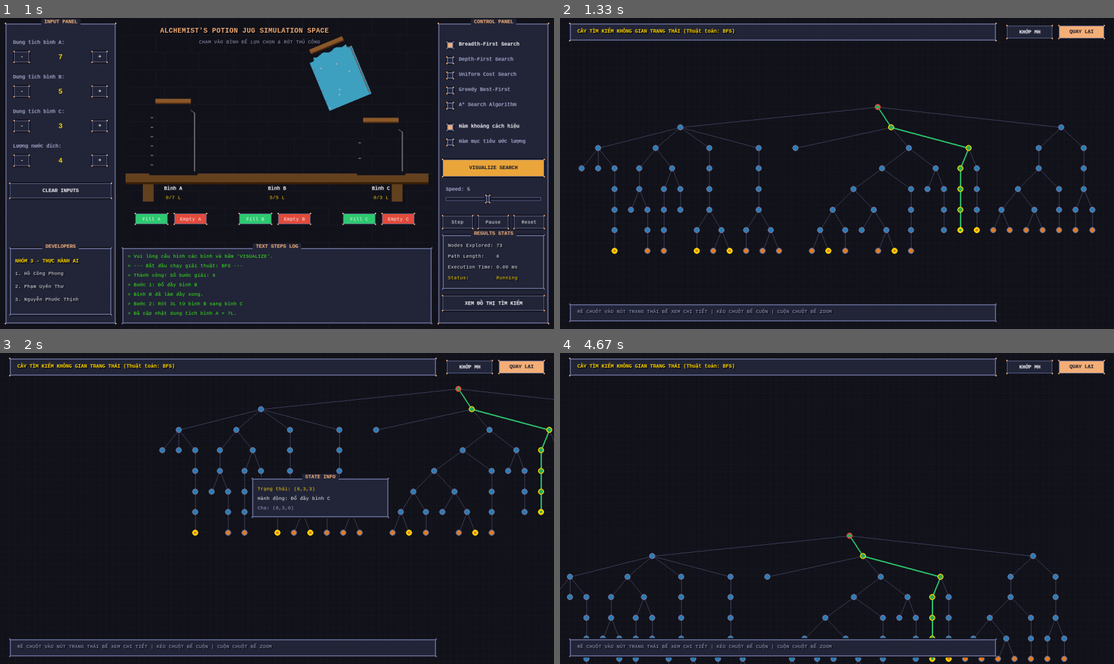
Above: before the commit, frames 1-4 (two rows, left to right).
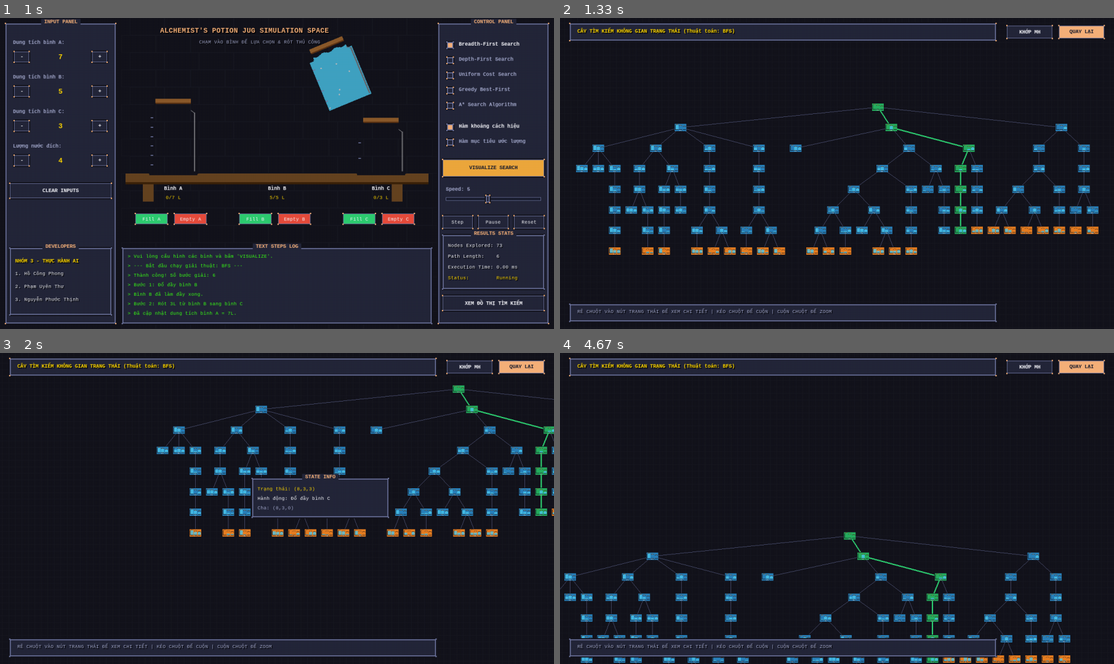
Above: after the commit, the same moments.

Repository: thingdaguy/water-jug-solver
Game: pygame game, started from main.py
Same seed, same stepped clock (60 frames per second), same inputs: the game is played once before the commit and once after it.
Inputs (mouse positions are in pixels of both pictures, inside the frame that each line leads up to):
- Up to frame 1 (1 s): click (454, 164) at 0.38 s; press the mouse at (22, 55) at 0.7 s; move the mouse to (155, 61) at 0.8 s; release the mouse at (288, 67) at 0.93 s
- Up to frame 2 (1.33 s): press the mouse at (1053, 304) at 1.03 s; move the mouse to (1047, 279) at 1.13 s; release the mouse at (1047, 254) at 1.27 s
- Up to frame 3 (2 s): press the mouse at (105, 524) at 1.87 s; move the mouse to (243, 471) at 1.97 s
- Up to frame 4 (4.67 s): release the mouse at (947, 418) at 2.1 s; click (731, 415) at 2.22 s; press the mouse at (992, 436) at 3.03 s; move the mouse to (981, 430) at 3.13 s; release the mouse at (975, 421) at 3.27 s; press the mouse at (914, 443) at 3.37 s; move the mouse to (870, 424) at 3.47 s; release the mouse at (831, 408) at 3.6 s; click (842, 449) at 3.72 s; press the mouse at (942, 430) at 4.03 s; move the mouse to (837, 415) at 4.13 s; release the mouse at (731, 399) at 4.27 s; press the mouse at (1041, 408) at 4.37 s; move the mouse to (1030, 455) at 4.47 s; release the mouse at (1014, 502) at 4.6 s

Frame 1 is identical in both runs. In frame 2, 4.9% of the frame differs, in the area x 2-98%, y 27-77%; in frame 3, 3.4%; in frame 4, 3.3%.

Commit message:
fix graph

Diff:
--- a/components/graph.py
+++ b/components/graph.py
@@ -5,7 +5,56 @@
     COLOR_TEXT_WHITE, COLOR_TEXT_GOLD, COLOR_TEXT_MUTED, COLOR_GREEN_SUCCESS,
     COLOR_RED_ERROR, COLOR_GOLD
 )
-from components.renderer import draw_pixel_panel, render_shadow_text
+from components.renderer import draw_pixel_panel, render_shadow_text, make_bottle_surface
+
+NODE_SURFACE_CACHE = {}
+
+def get_node_card_surface(state, node_color, outline_color, outline_w, wave_frame):
+    """Generates and caches a full-size surface containing three mini bottles and a level label."""
+    key = (state.jugs, state.capacities, node_color, outline_color, outline_w, wave_frame)
+    if key not in NODE_SURFACE_CACHE:
+        caps = state.capacities
+        lvls = state.jugs
+        hA = 100 + int((caps[0] / 10.0) * 110)
+        hB = 100 + int((caps[1] / 10.0) * 110)
+        hC = 100 + int((caps[2] / 10.0) * 110)
+        max_h = max(hA, hB, hC)
+
+        card_w = 410
+        card_h = max_h + 80
+
+        surf = pygame.Surface((card_w, card_h), pygame.SRCALPHA)
+
+        # Fill colored panel card backdrop
+        pygame.draw.rect(surf, node_color, (0, 0, card_w, card_h))
+        # RPG card double border
+        pygame.draw.rect(surf, (20, 20, 28), (0, 0, card_w, card_h), 6)
+        pygame.draw.rect(surf, outline_color, (6, 6, card_w - 12, card_h - 12), outline_w)
+
+        wave_offset = wave_frame * (math.pi / 2.0)
+
+        # Draw the 3 bottles
+        bottleA = make_bottle_surface(caps[0], lvls[0], is_selected=False, wave_offset=wave_offset)
+        bottleB = make_bottle_surface(caps[1], lvls[1], is_selected=False, wave_offset=wave_offset + 1.5)
+        bottleC = make_bottle_surface(caps[2], lvls[2], is_selected=False, wave_offset=wave_offset + 3.0)
+
+        surf.blit(bottleA, (20, max_h - hA + 10))
+        surf.blit(bottleB, (140, max_h - hB + 10))
+        surf.blit(bottleC, (270, max_h - hC + 10))
+
+        # Draw tuple text coordinate at the bottom of the card
+        lbl_txt = f"({lvls[0]},{lvls[1]},{lvls[2]})"
+        card_font = pygame.font.SysFont("Consolas", 32, bold=True)
+        txt_surf = card_font.render(lbl_txt, True, COLOR_TEXT_WHITE)
+        shadow_surf = card_font.render(lbl_txt, True, (20, 20, 28))
+        txt_rect = txt_surf.get_rect(center=(card_w // 2, max_h + 45))
+
+        surf.blit(shadow_surf, (txt_rect.x + 3, txt_rect.y + 3))
+        surf.blit(txt_surf, txt_rect)
+
+        NODE_SURFACE_CACHE[key] = surf
+
+    return NODE_SURFACE_CACHE[key]
 
 def layout_graph(last_search_results):
     """Calculates tree positions for search space nodes based on DFS/BFS hierarchies."""
@@ -109,15 +158,28 @@
     mouse_pos = pygame.mouse.get_pos()
     app.graph_hovered_node = None
 
-    node_r = int(24 * app.graph_zoom)
-    node_r = max(5, node_r)
+    # Calculate aspect ratio of card based on capacities of bottles in start state
+    caps = start_state.capacities
+    hA = 100 + int((caps[0] / 10.0) * 110)
+    hB = 100 + int((caps[1] / 10.0) * 110)
+    hC = 100 + int((caps[2] / 10.0) * 110)
+    max_h = max(hA, hB, hC)
+    card_h_full = max_h + 80
+    card_aspect = card_h_full / 410.0
+
+    node_w_base = 90
+    node_h_base = int(node_w_base * card_aspect)
+
+    node_w = max(10, int(node_w_base * app.graph_zoom))
+    node_h = max(8, int(node_h_base * app.graph_zoom))
+
+    wave_frame = (pygame.time.get_ticks() // 200) % 4
 
     for state, (wx, wy) in app.graph_positions.items():
         sx, sy = get_screen_pos(wx, wy)
 
         # Color mapping depending on node class
         node_color = COLOR_PANEL_BG
-        text_color = COLOR_TEXT_WHITE
         outline_color = COLOR_BORDER_OUTER
         outline_w = 2
 
@@ -138,26 +200,20 @@
             outline_color = COLOR_GOLD
             outline_w = 4
 
-        # Draw base sphere
-        pygame.draw.circle(screen, node_color, (sx, sy), node_r)
-        pygame.draw.circle(screen, outline_color, (sx, sy), node_r, outline_w)
-
-        # Render text coordinates inside node
-        if app.graph_zoom > 0.4:
-            lbl_txt = ",".join(map(str, state.jugs))
-            lbl_surf = app.font_small.render(lbl_txt, True, text_color)
-            lbl_rect = lbl_surf.get_rect(center=(sx, sy))
-            screen.blit(lbl_surf, lbl_rect)
+        # Draw node as card containing bottle surfaces
+        card_surf = get_node_card_surface(state, node_color, outline_color, outline_w, wave_frame)
+        scaled_card = pygame.transform.scale(card_surf, (node_w, node_h))
+        screen.blit(scaled_card, (sx - node_w // 2, sy - node_h // 2))
 
         # Labels tags
         if state == start_state and app.graph_zoom > 0.5:
-            render_shadow_text(screen, "START", app.font_small, COLOR_RED_ERROR, (sx - 20, sy - node_r - 20))
+            render_shadow_text(screen, "START", app.font_small, COLOR_RED_ERROR, (sx - 20, sy - node_h // 2 - 20))
         elif state.is_goal(target) and app.graph_zoom > 0.5:
-            render_shadow_text(screen, "GOAL", app.font_small, COLOR_GOLD, (sx - 18, sy + node_r + 5))
-
-        # Check collision details for tooltip display
-        dist = math.sqrt((mouse_pos[0] - sx)**2 + (mouse_pos[1] - sy)**2)
-        if dist <= node_r:
+            render_shadow_text(screen, "GOAL", app.font_small, COLOR_GOLD, (sx - 18, sy + node_h // 2 + 5))
+
+        # Check collision details for tooltip display using rectangular box
+        rect = pygame.Rect(sx - node_w // 2, sy - node_h // 2, node_w, node_h)
+        if rect.collidepoint(mouse_pos):
             app.graph_hovered_node = state
 
     # 3. Tooltip overlay rendering
